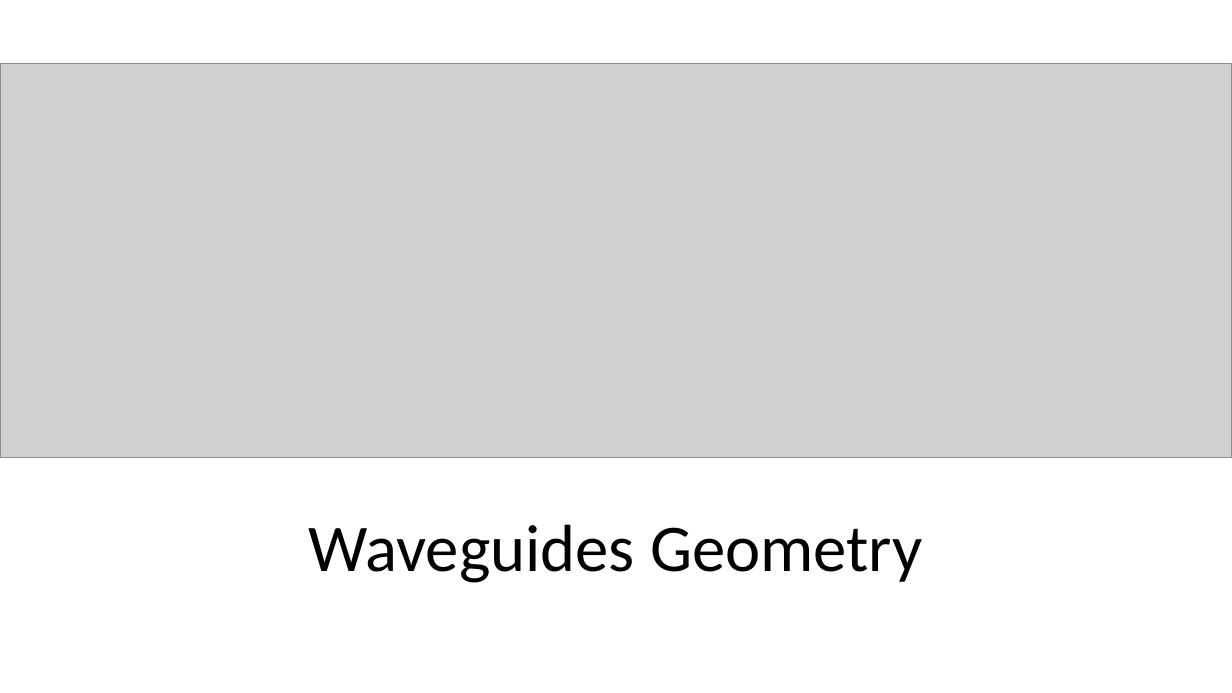
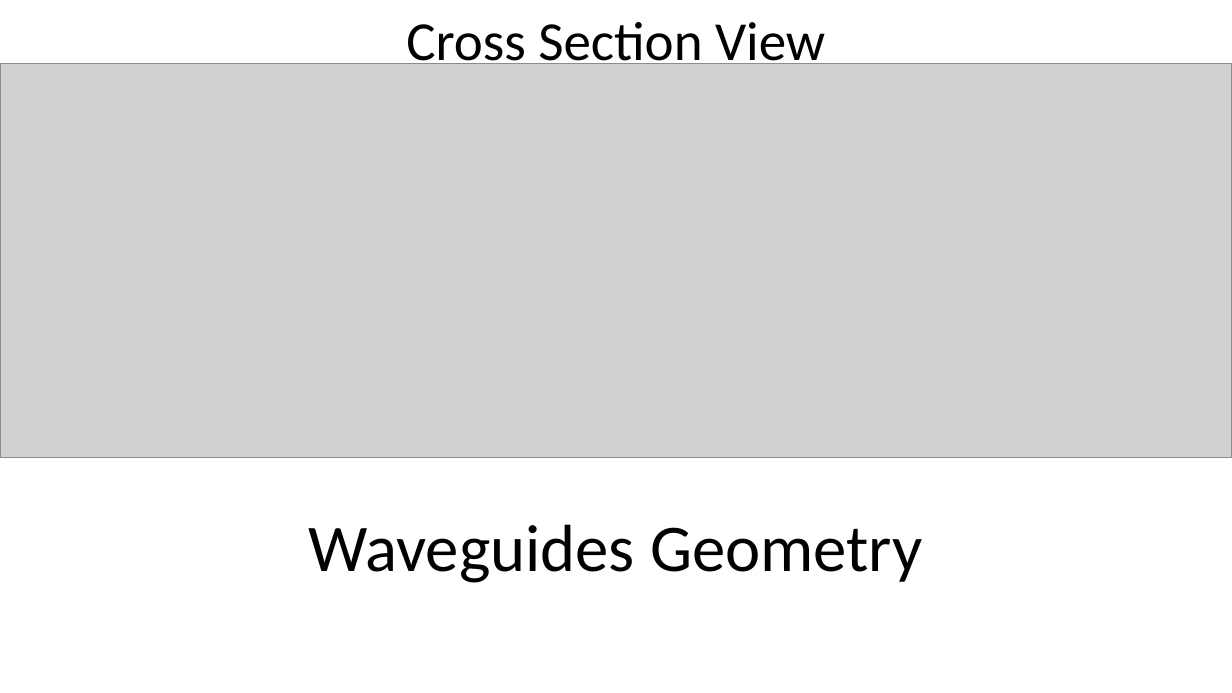
Before and after one commit to mustafacc/SiEPIC_Photonics_Package, a slide deck: slide 2 of SiEPIC_Photonics_Package/solvers_simulators/lumerical_tutorials/ContraDC_tutorial/Bandstructure/example/Understandating Contra-directional couplers photonic band diagrams.pptx. Drawn at 1232x693 pixels with LibreOffice and Linux fonts; fonts in the diff are those of the drawing; grey boxes stand for pictures. Boxes give left, top, right and bottom in pixels: in the first picture for what was removed or moved away, otherwise in the second. Text is boxed around its words. In the diff, an @@ line names an element or a change of style, - is before the commit and + after.

```diff
--- a/SiEPIC_Photonics_Package/solvers_simulators/lumerical_tutorials/ContraDC_tutorial/Bandstructure/example/Understandating Contra-directional couplers photonic band diagrams.pptx
+++ b/SiEPIC_Photonics_Package/solvers_simulators/lumerical_tutorials/ContraDC_tutorial/Bandstructure/example/Understandating Contra-directional couplers photonic band diagrams.pptx
@@ text added at [406,22,825,73], 42.9 pt, text #000000 @@
+Cross Section View
```
Also in this commit, not shown: 3 other slides changed, 9 slides added, 1 other file.
